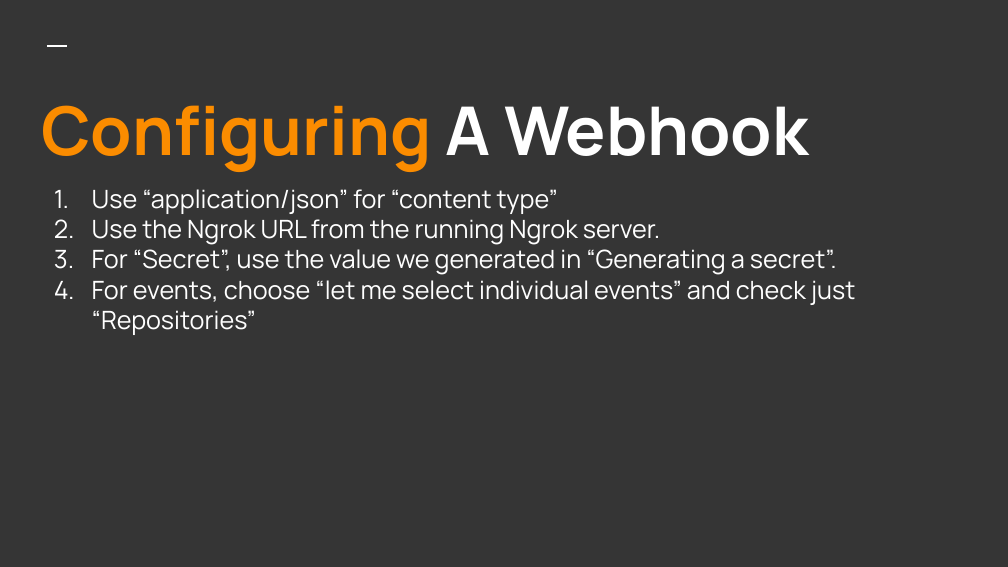
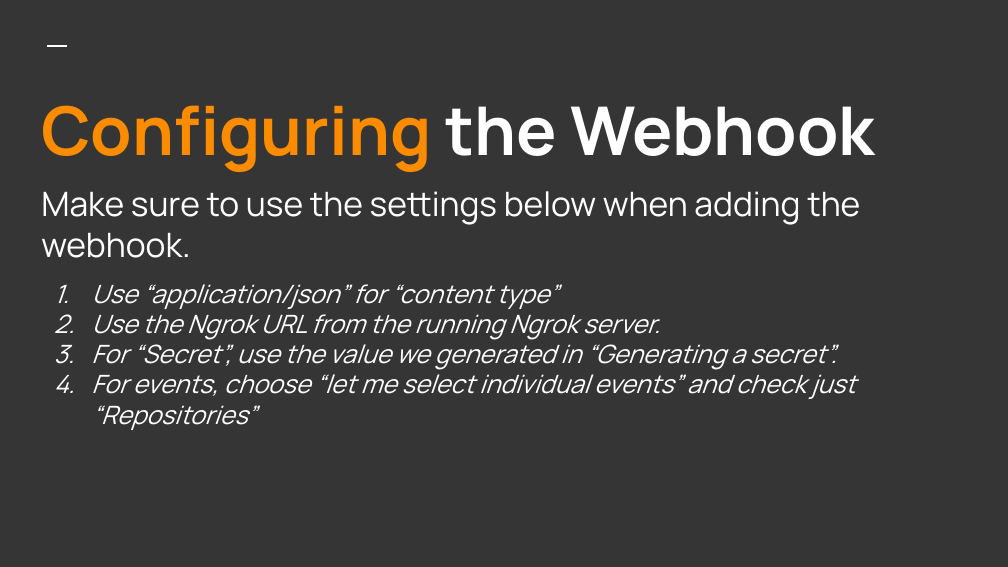
Before and after one commit to jefeish/github-presentation, a slide deck: slide 11 of github-presentation.pptx. Drawn at 1008x567 pixels with LibreOffice and Linux fonts; fonts in the diff are those of the drawing. Boxes give left, top, right and bottom in pixels: in the first picture for what was removed or moved away, otherwise in the second. Text is boxed around its words. In the diff, an @@ line names an element or a change of style, - is before the commit and + after.

```diff
--- a/github-presentation.pptx
+++ b/github-presentation.pptx
@@ title at (x1=41, y1=105, x2=875, y2=258): text changed; size 48 to 24 pt; text colour #FB8C00 to #FFFFFF; bold off @@
-Configuring A Webhook
+Configuring the Webhook
+Make sure to use the settings below when adding the webhook.
@@ title at (x1=92, y1=284, x2=856, y2=430): italic on in "Use “application/json” for “content type”", "Use the Ngrok URL from the running ...", "For “Secret”, use the value we generated ...", "For events, choose “let me select individual ..." @@
```
Also in this commit, not shown: 11 other slides changed, 3 other files.
